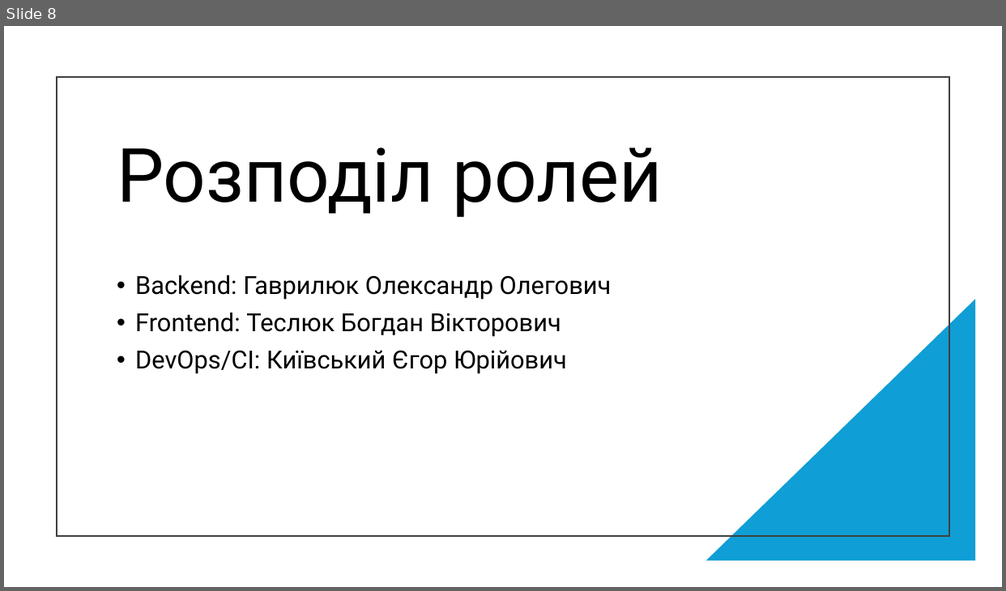
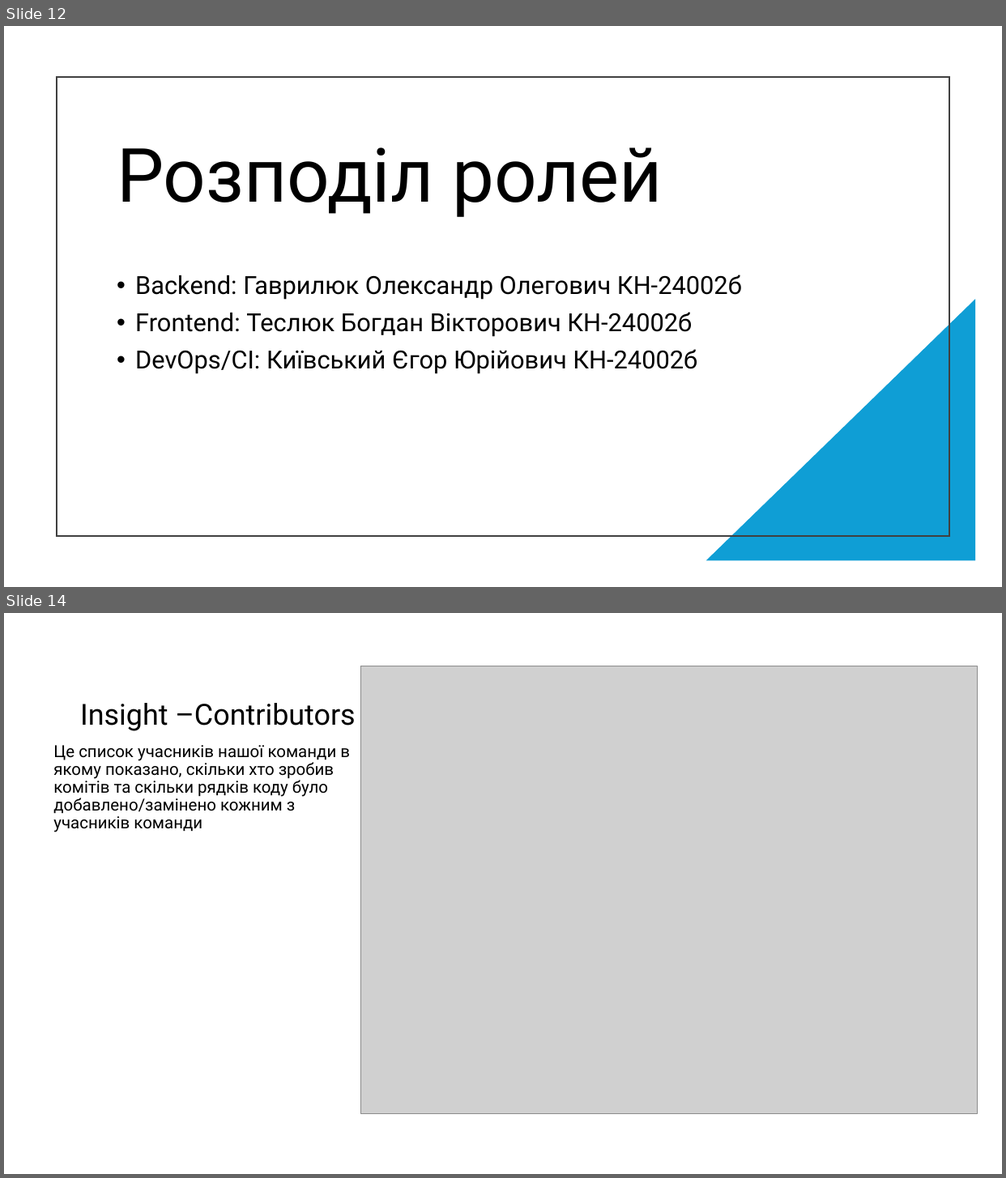
Before and after one commit to WhyTile/Unik-practice, a slide deck: Презентація.pptx. Shown one above the other, each under a label of ours: slide 8 before the commit, slides 12 and 14 after it; the slides between them are not shown. The pictures are 1006x591 and 1006x1178 pixels, drawn with LibreOffice and Linux fonts; fonts in the diff are those of the drawing; grey boxes stand for pictures. Boxes give left, top, right and bottom in pixels: in the first picture for what was removed or moved away, otherwise in the second. Text is boxed around its words. In the diff, an @@ line names an element or a change of style, - is before the commit and + after.

```diff
--- a/Презентація.pptx
+++ b/Презентація.pptx
@@ slide 14 added at box(4, 613, 1002, 1174), background #FFFFFF @@
@@ picture added at box(360, 666, 978, 1114) @@
@@ title added at box(80, 703, 355, 731), 28 pt, text #000000 @@
+Insight –Contributors
@@ text added at box(53, 745, 350, 833), 16 pt, text #000000 @@
+Це список учасників нашої команди в якому показано, скільки хто зробив комітів та скільки рядків коду було добавлено/замінено кожним з учасників команди
@@ what was slide 8 is now slide 12 @@
@@ slide 12 changed as well @@
@@ text at box(135, 275, 742, 374): text changed @@
-• Backend: Гаврилюк Олександр Олегович
-• Frontend: Теслюк Богдан Вікторович
-• DevOps/CI: Київський Єгор Юрійович
+• Backend: Гаврилюк Олександр Олегович КН-24002б
+• Frontend: Теслюк Богдан Вікторович КН-24002б
+• DevOps/CI: Київський Єгор Юрійович КН-24002б
```
Also in this commit, not shown: 7 other slides changed, 5 other slides added, 1 slide removed.
